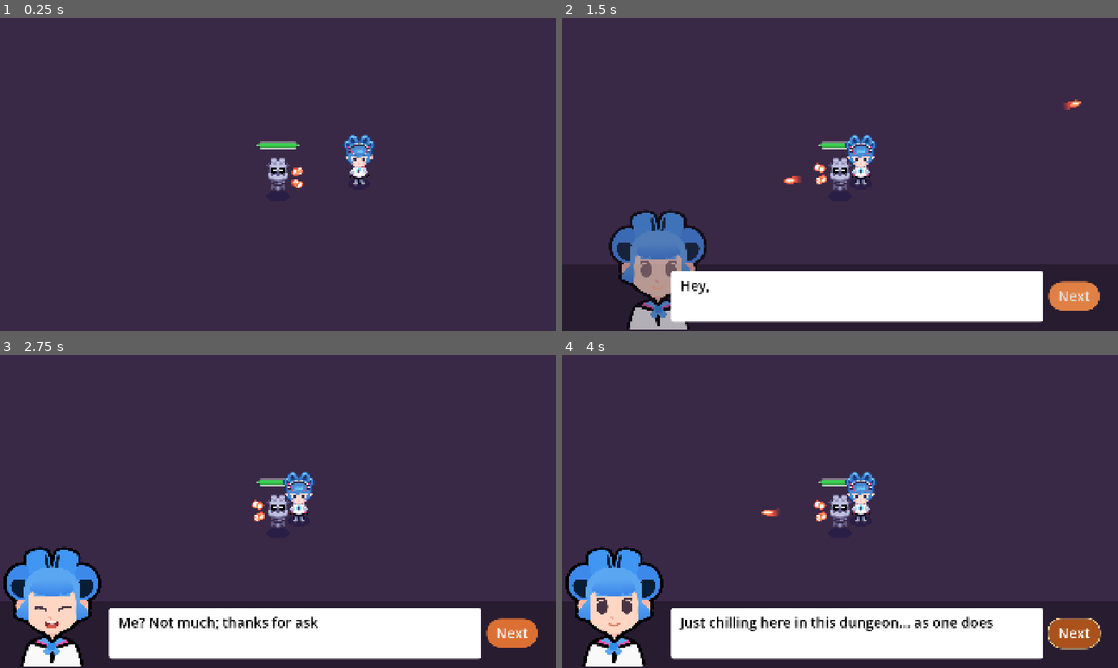
Above: before the commit, frames 1-4 (two rows, left to right).
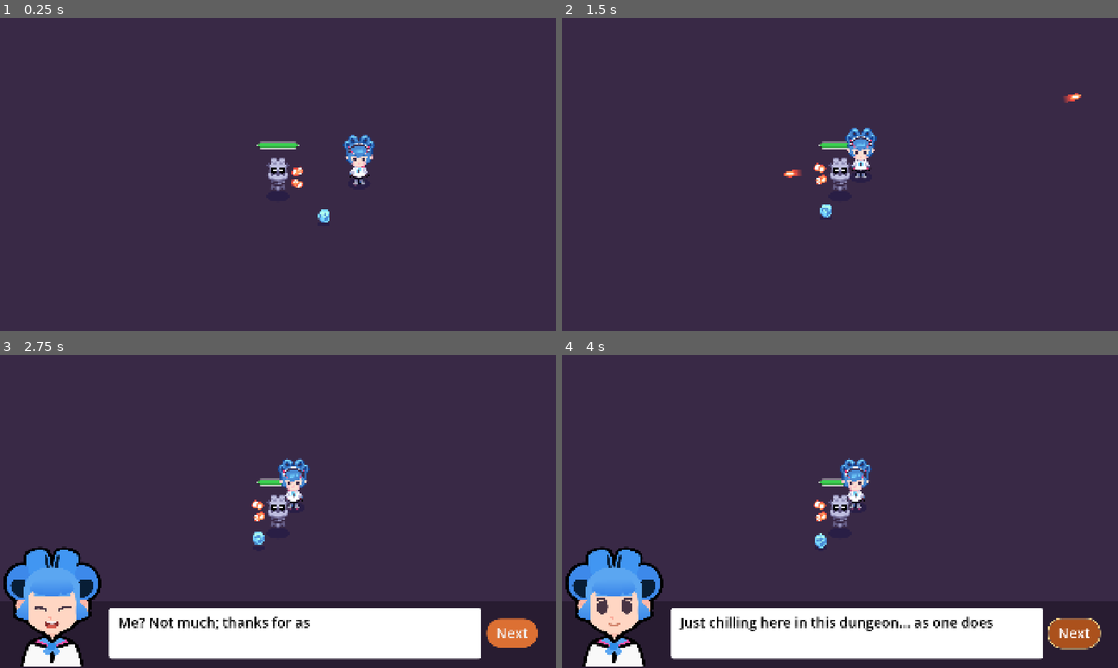
Above: after the commit, the same moments.

Repository: najikahalsema/twin-stick
Game: Godot game, scene res://levels/test.tscn
The game is run twice, just before and just after one commit, with the same random seed, the same clock (stepped at 60 frames per second) and the same inputs. The project has no main scene, so this scene is started directly. Sound files missing from this copy of the repository are replaced by a short silence.
Inputs (mouse positions are in pixels of both pictures, inside the frame that each line leads up to):
- Up to frame 1 (0.25 s): no input
- Up to frame 2 (1.5 s): tap Enter at 0.5 s; move the mouse to (962, 158) at 0.52 s; hold D (move_right) 0.53-1.28 s; hold Space (interact) 0.53-1.28 s; click (962, 158) at 0.8 s; move the mouse to (728, 190) at 1.27 s; hold S (move_down) from 1.28 s (still down); click (728, 190) at 1.35 s
- Up to frame 3 (2.75 s): tap Space (interact) at 1.55 s; release S (move_down) at 2 s; click "Next" at 2 s
- Up to frame 4 (4 s): click "Next" at 2.75 s; move the mouse to (895, 442) at 3.52 s; hold D (move_right) from 3.53 s (still down); hold Space (interact) from 3.53 s (still down); click (895, 442) at 3.8 s

The runs differ from the first frame. In frame 1, less than 0.1% of the frame differs, in the area x 57-60%, y 61-66%; in frame 2, 17%, in the area x 8-97%, y 24-100%; in frame 3, 0.9%; in frame 4, 0.9%.

Commit message:
fix: bullet no longer fires when player is inactive

Diff:
--- a/game.tscn
+++ b/game.tscn
@@ -59,7 +59,7 @@
 
 [node name="Player" parent="." unique_id=2080458370 instance=ExtResource("2_mfdv2")]
 y_sort_enabled = false
-position = Vector2(704, 1016)
+position = Vector2(344, 998)
 
 [node name="RoomD" parent="." unique_id=2047460824 instance=ExtResource("3_7knny")]
 position = Vector2(0, 1984)
--- a/levels/test.tscn
+++ b/levels/test.tscn
@@ -2,6 +2,16 @@
 
 [ext_resource type="PackedScene" uid="uid://grkbtkeyvpa0" path="res://npc/npc.tscn" id="1_lkjt4"]
 [ext_resource type="PackedScene" uid="uid://43ku0c7m8gqa" path="res://player/player.tscn" id="2_ny0t1"]
+[ext_resource type="PackedScene" uid="uid://di05o5yap3qja" path="res://pickups/pickup.tscn" id="3_r4e4k"]
+[ext_resource type="AudioStream" uid="uid://dsmj3ii4ncxyl" path="res://pickups/pickup_ice.wav" id="4_6g8e2"]
+[ext_resource type="Script" uid="uid://r71m4i05wrht" path="res://pickups/ice_weapon_item.gd" id="4_pnvjf"]
+[ext_resource type="Texture2D" uid="uid://dmw7lbie35vag" path="res://pickups/pickup_ice.png" id="6_u45fp"]
+
+[sub_resource type="Resource" id="Resource_6g8e2"]
+script = ExtResource("4_pnvjf")
+texture = ExtResource("6_u45fp")
+pickup_sound = ExtResource("4_6g8e2")
+metadata/_custom_type_script = "uid://r71m4i05wrht"
 
 [node name="Test" type="Node2D" unique_id=1681335029]
 
@@ -10,3 +20,7 @@
 collision_mask = 67
 
 [node name="Sophia" parent="." unique_id=230303253 instance=ExtResource("1_lkjt4")]
+
+[node name="Pickup" parent="." unique_id=550241138 instance=ExtResource("3_r4e4k")]
+position = Vector2(-120, 192)
+item = SubResource("Resource_6g8e2")
--- a/player/player.gd
+++ b/player/player.gd
@@ -39,9 +39,6 @@
 	health_bar.max_value = max_health
 	health_bar.value = health
 
-	weapon_anchor.add_child(base_weapon)
-	equipped_weapon = base_weapon
-
 	_weapon_timer = Timer.new()
 	_weapon_timer.one_shot = true
 	_weapon_timer.wait_time = 5.0
@@ -71,12 +68,10 @@
 
 		equipped_weapon = weapon_scene.instantiate()
 		weapon_anchor.add_child(equipped_weapon)
-		print(weapon_anchor.get_children())
 
 		hand_left.texture = hand_texture
 		hand_right.texture = hand_texture
 
-		# Commenting out for now because the reset_weapon code doesn't do what i want
 		_weapon_timer.stop()
 		_weapon_timer.start()
 
@@ -106,4 +101,10 @@
 	set_physics_process(is_active)
 	_avatar.set_physics_process(is_active)
 	_weapon_pivot.set_process(is_active)
-	print(equipped_weapon, base_weapon_scene.get_state().get_node_name)
+
+	# Stop the goddamn weapon from shooting when you should not be doing that!
+	var weapon := weapon_anchor.get_children().filter(
+		func(c): return c is Weapon
+	).front() as Weapon
+	if weapon != null:
+		weapon.set_physics_process(is_active)
--- a/project.godot
+++ b/project.godot
@@ -115,7 +115,7 @@
 interact={
 "deadzone": 0.2,
 "events": [Object(InputEventKey,"resource_local_to_scene":false,"resource_name":"","device":-1,"window_id":0,"alt_press …(191 unchanged characters)…
-, Object(InputEventMouseButton,"resource_local_to_scene":false,"resource_name":"","device":-1,"window_id":0,"alt_pressed":false,"shift_pressed":false,"ctrl_pressed":false,"meta_pressed":false,"button_mask":1,"position":Vector2(882, 42),"global_position":Vector2(901, 138),"factor":1.0,"button_index":1,"canceled":false,"pressed":true,"double_click":true,"script":null)
+, Object(InputEventKey,"resource_local_to_scene":false,"resource_name":"","device":-1,"window_id":0,"alt_pressed":false,"shift_pressed":false,"ctrl_pressed":false,"meta_pressed":false,"pressed":false,"keycode":0,"physical_keycode":69,"key_label":0,"unicode":101,"location":0,"echo":false,"script":null)
 ]
 }
 
--- a/weapons/ice_weapon.gd
+++ b/weapons/ice_weapon.gd
@@ -2,10 +2,10 @@
 
 @export var base_damage := 2
 var charge_time := 0.0
+
 @onready var _gpu_particles_2d: GPUParticles2D = %GPUParticles2D
 @onready var _animation_player: AnimationPlayer = %AnimationPlayer
 
-# Called when the node enters the scene tree for the first time.
 func _ready() -> void:
 	bullet_scene = preload("uid://6mtedr4ilexb")
 	shoot_sound = %ShootSound
--- a/weapons/weapon.gd
+++ b/weapons/weapon.gd
@@ -2,7 +2,6 @@
 
 ## The type of bullet the weapon fires.
 @export var bullet_scene: PackedScene = preload("uid://d1cm7qj3w5xtl")
-
 @export var shoot_sound: AudioStreamPlayer2D = null
 
 @export_range(100.0, 3000.0, 1.0) var max_bullet_speed := 1500.0
Not shown, changed: README.md
